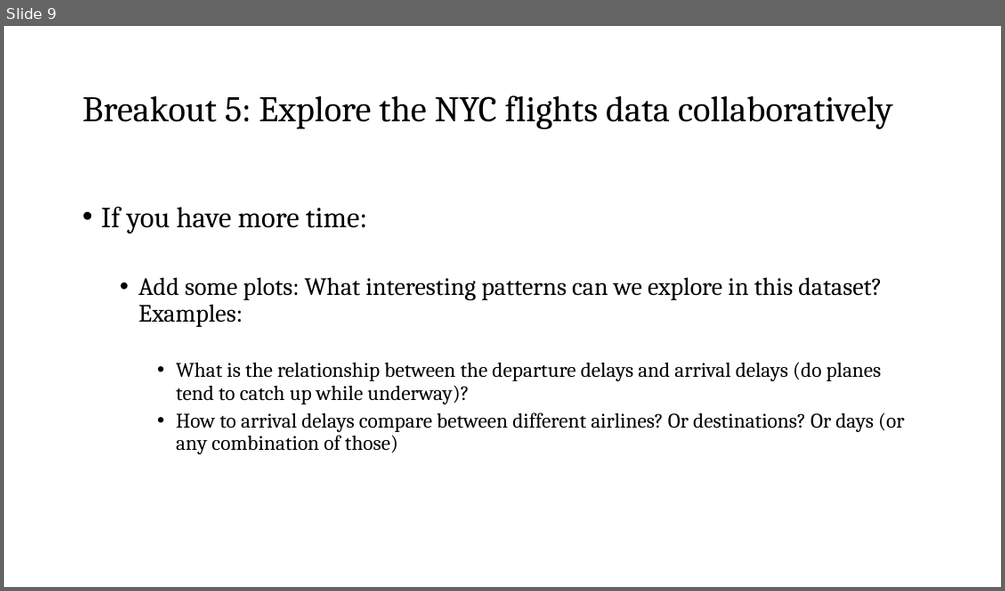
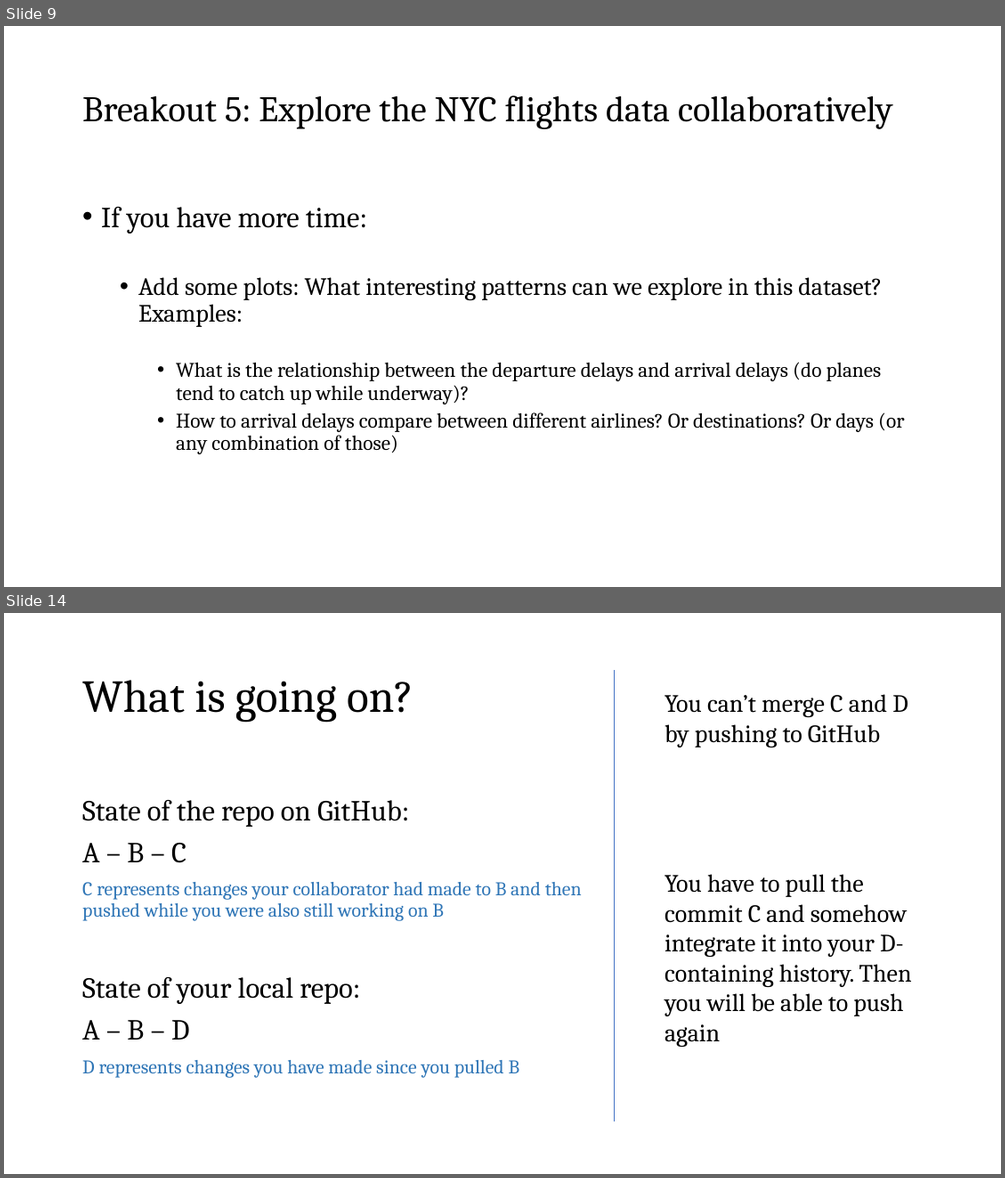
Before and after one commit to nt246/NTRES6940-data-science, a slide deck: slides/Slides_class10.pptx. Shown one above the other, each under a label of ours: slide 9 before the commit, slides 9 and 14 after it; the slides between them are not shown. The pictures are 1005x591 and 1005x1178 pixels, drawn with LibreOffice and Linux fonts; fonts in the diff are those of the drawing. Boxes give left, top, right and bottom in pixels: in the first picture for what was removed or moved away, otherwise in the second. Text is boxed around its words. In the diff, an @@ line names an element or a change of style, - is before the commit and + after.

```diff
--- a/slides/Slides_class10.pptx
+++ b/slides/Slides_class10.pptx
@@ slide 14 added at bbox=[4, 613, 1001, 1174], background #FFFFFF @@
@@ title added at bbox=[82, 680, 413, 722], 33 pt, text #000000 @@
+What is going on?
@@ line added from (614, 670) to (614, 1121), #4472C4 0.5 pt @@
@@ text added at bbox=[664, 694, 912, 1046], 18 pt, text #000000 @@
+You can’t merge C and D by pushing to GitHub
+You have to pull the commit C and somehow integrate it into your D-containing history. Then you will be able to push again
@@ text added at bbox=[82, 800, 582, 1078], 14 pt, text #2E75B6 @@
+State of the repo on GitHub:
+A – B – C
+C represents changes your collaborator had made to B and then pushed while you were also still working on B
+State of your local repo:
+A – B – D
+D represents changes you have made since you pulled B
```
Also in this commit, not shown: 10 other slides added, 2 other files.
